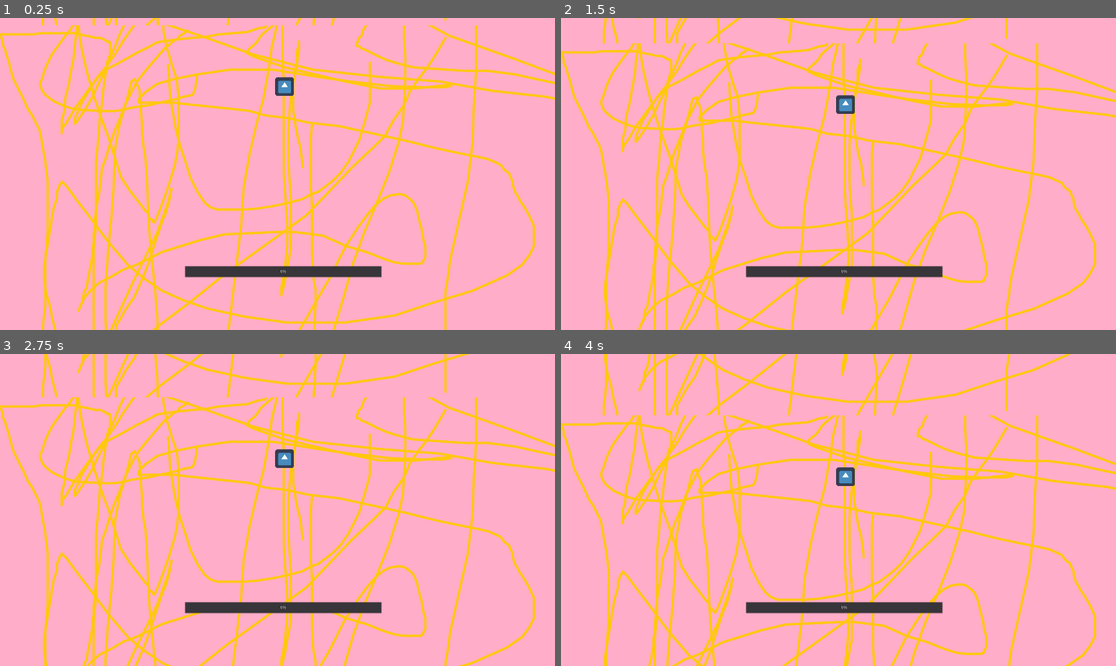
Above: before the commit, frames 1-4 (two rows, left to right).
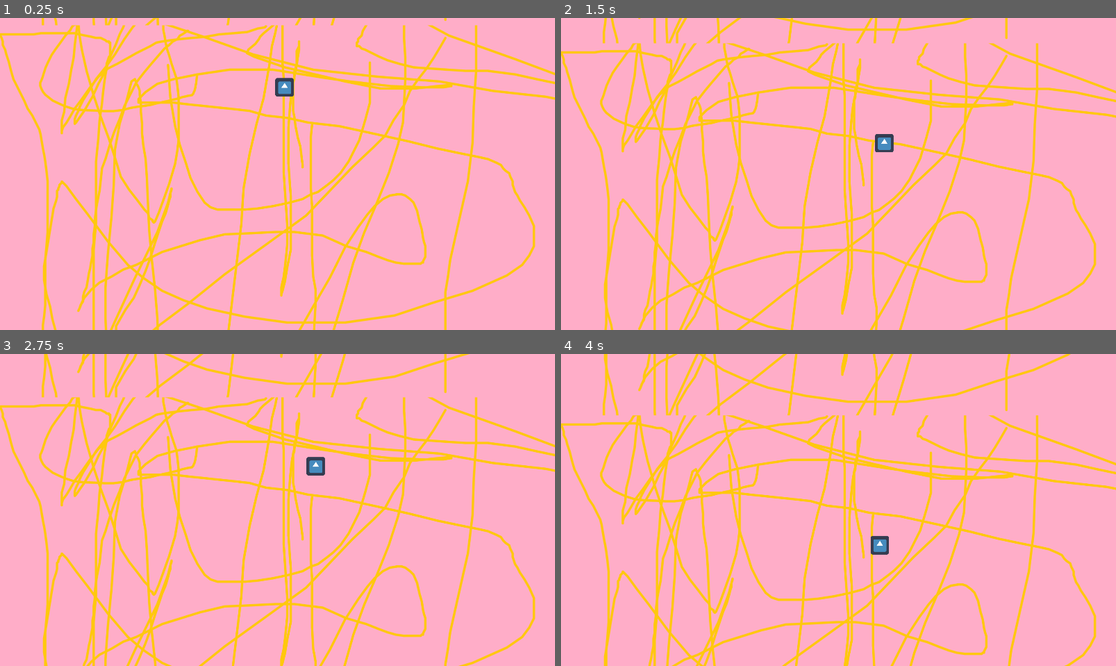
Above: after the commit, the same moments.

Repository: Castlemark/Not_Only_Games_Jam
Game: Godot game, scene res://Assets/Resources/Main.tscn
The game is run twice, just before and just after one commit, with the same random seed, the same clock (stepped at 60 frames per second) and the same inputs. The engine's default icon, where the game draws it, is replaced by a stand-in: a white triangle on a blue panel in a dark square.
Inputs (mouse positions are in pixels of both pictures, inside the frame that each line leads up to):
- Up to frame 1 (0.25 s): no input
- Up to frame 2 (1.5 s): move the mouse to (960, 158) at 0.52 s; press the mouse at (960, 158) at 0.53 s; move the mouse to (727, 189) at 1.27 s; release the mouse at (727, 189) at 1.28 s; click (727, 189) at 1.35 s
- Up to frame 3 (2.75 s): move the mouse to (333, 441) at 2.02 s; press the mouse at (333, 441) at 2.03 s
- Up to frame 4 (4 s): move the mouse to (810, 572) at 2.77 s; release the mouse at (810, 572) at 2.78 s; click (810, 572) at 2.85 s; move the mouse to (1005, 556) at 3.52 s; press the mouse at (1005, 556) at 3.53 s

The runs differ from the first frame. In frame 1, 1.4% of the frame differs, in the area x 33-69%, y 18-84%; in frame 2, 1.7%; in frame 3, 1.7%, in the area x 33-69%, y 30-84%; in frame 4, 1.7%.

Commit message:
Intento de arreglar esta caca

Diff:
--- a/Not Only Games Jam 2018/Assets/Resources/Main.tscn
+++ b/Not Only Games Jam 2018/Assets/Resources/Main.tscn
@@ -1,9 +1,8 @@
-[gd_scene load_steps=5 format=2]
+[gd_scene load_steps=4 format=2]
 
 [ext_resource path="res://Scripts/Node.gd" type="Script" id=1]
 [ext_resource path="res://Assets/Resources/Background_Joc.tscn" type="PackedScene" id=2]
 [ext_resource path="res://Assets/Resources/Player.tscn" type="PackedScene" id=3]
-[ext_resource path="res://Assets/Resources/ProgressBar.gd" type="Script" id=4]
 
 [node name="Node" type="Node" index="0"]
 
@@ -11,48 +10,4 @@
 
 [node name="Background" parent="." index="0" instance=ExtResource( 2 )]
 
-[node name="Player" parent="." index="1" instance=ExtResource( 3 )]
-
-_sections_unfolded = [ "Transform", "Z Index" ]
-
-[node name="Control" type="Control" parent="." index="2"]
-
-anchor_left = 0.0
-anchor_top = 0.0
-anchor_right = 0.0
-anchor_bottom = 0.0
-margin_right = 1920.0
-margin_bottom = 1093.0
-rect_pivot_offset = Vector2( 0, 0 )
-rect_clip_content = false
-mouse_filter = 0
-mouse_default_cursor_shape = 0
-size_flags_horizontal = 1
-size_flags_vertical = 1
-
-[node name="ProgressBar" type="ProgressBar" parent="Control" index="0"]
-
-anchor_left = 0.5
-anchor_top = 1.0
-anchor_right = 0.5
-anchor_bottom = 1.0
-margin_left = -321.0
-margin_top = -235.0
-margin_right = 361.0
-margin_bottom = -195.0
-rect_pivot_offset = Vector2( 0, 0 )
-rect_clip_content = false
-mouse_filter = 0
-mouse_default_cursor_shape = 0
-size_flags_horizontal = 1
-size_flags_vertical = 0
-min_value = 0.0
-max_value = 100.0
-step = 1.0
-page = 0.0
-value = 0.0
-exp_edit = false
-rounded = false
-percent_visible = true
-script = ExtResource( 4 )
-_sections_unfolded = [ "Rect", "custom_styles" ]
+[node name="Node2D" parent="." index="1" instance=ExtResource( 3 )]
--- a/Not Only Games Jam 2018/Assets/Resources/Player.tscn
+++ b/Not Only Games Jam 2018/Assets/Resources/Player.tscn
@@ -1,17 +1,33 @@
-[gd_scene load_steps=3 format=2]
+[gd_scene load_steps=5 format=2]
 
-[ext_resource path="res://icon.png" type="Texture" id=1]
-[ext_resource path="res://Scripts/icon.gd" type="Script" id=2]
+[ext_resource path="res://Assets/Resources/KinematicBody2D.gd" type="Script" id=1]
+[ext_resource path="res://icon.png" type="Texture" id=2]
+[ext_resource path="res://Assets/Resources/icon.gd" type="Script" id=3]
 
+[sub_resource type="RectangleShape2D" id=1]
 
+custom_solver_bias = 0.0
+extents = Vector2( 28.6355, 28.7846 )
 
-
-[node name="Player" type="Node2D"]
+[node name="Node2D" type="Node2D"]
 
 _sections_unfolded = [ "Transform" ]
 
-[node name="icon" type="Sprite" parent="." index="0"]
+[node name="KinematicBody2D" type="KinematicBody2D" parent="." index="0"]
 
 position = Vector2( 984.366, 224.982 )
-texture = ExtResource( 1 )
-script = ExtResource( 2 )
+input_pickable = true
+collision_layer = 1
+collision_mask = 1
+collision/safe_margin = 0.08
+script = ExtResource( 1 )
+_sections_unfolded = [ "Collision", "Pickable", "collision" ]
+
+[node name="icon" type="Sprite" parent="KinematicBody2D" index="0"]
+
+texture = ExtResource( 2 )
+script = ExtResource( 3 )
+
+[node name="CollisionShape2D" type="CollisionShape2D" parent="KinematicBody2D" index="1"]
+
+shape = SubResource( 1 )
--- a/Not Only Games Jam 2018/Assets/Resources/Sprite_Riu.tscn
+++ b/Not Only Games Jam 2018/Assets/Resources/Sprite_Riu.tscn
@@ -3,7 +3,7 @@
 [ext_resource path="res://background1.png" type="Texture" id=1]
 [ext_resource path="res://Scripts/icon.gd" type="Script" id=2]
 
-[node name="riu" type="Sprite" index="0"]
+[node name="riu" type="Sprite"]
 
 position = Vector2( -20.5487, -10.2744 )
 scale = Vector2( 1.02086, 1.01772 )
--- a/Not Only Games Jam 2018/Assets/Resources/character.tscn
+++ b/Not Only Games Jam 2018/Assets/Resources/character.tscn
@@ -5,7 +5,7 @@
 [ext_resource path="res://Assets/placeholder sprites/face.png" type="Texture" id=3]
 [ext_resource path="res://Assets/placeholder sprites/body.png" type="Texture" id=4]
 
-[node name="character" type="Node2D" index="0"]
+[node name="character" type="Node2D"]
 
 script = ExtResource( 1 )
 
@@ -25,8 +25,3 @@
 position = Vector2( 0, 300 )
 texture = ExtResource( 4 )
 _sections_unfolded = [ "Transform" ]
-
-[node name="backhead" type="Sprite" parent="head" index="2"]
-
-position = Vector2( 0, 450 )
-scale = Vector2( 1, 1 )
--- a/Not Only Games Jam 2018/Assets/Resources/icon.gd
+++ b/Not Only Games Jam 2018/Assets/Resources/icon.gd
@@ -1,7 +1,8 @@
 extends Sprite
 
-var speed = 5
-var target = self.position
+# class member variables go here, for example:
+# var a = 2
+# var b = "textvar"
 
 
 func _ready():
@@ -11,21 +12,4 @@
 
 func _process(delta):
 
-	self.position += Vector2(0, 1)
-	movePlayer()
 	pass
-
-func _input(event):
-	if (Input.is_action_pressed("mouse_pressed")):
-		target = event.position
-
-
-func movePlayer ():
-	if (target != null):
-		var dir = Vector2(target - self.position)
-
-		if (dir.length() >= 3):
-			dir = dir.normalized()
-			self.position += speed * dir
-		else:
-			target = null
